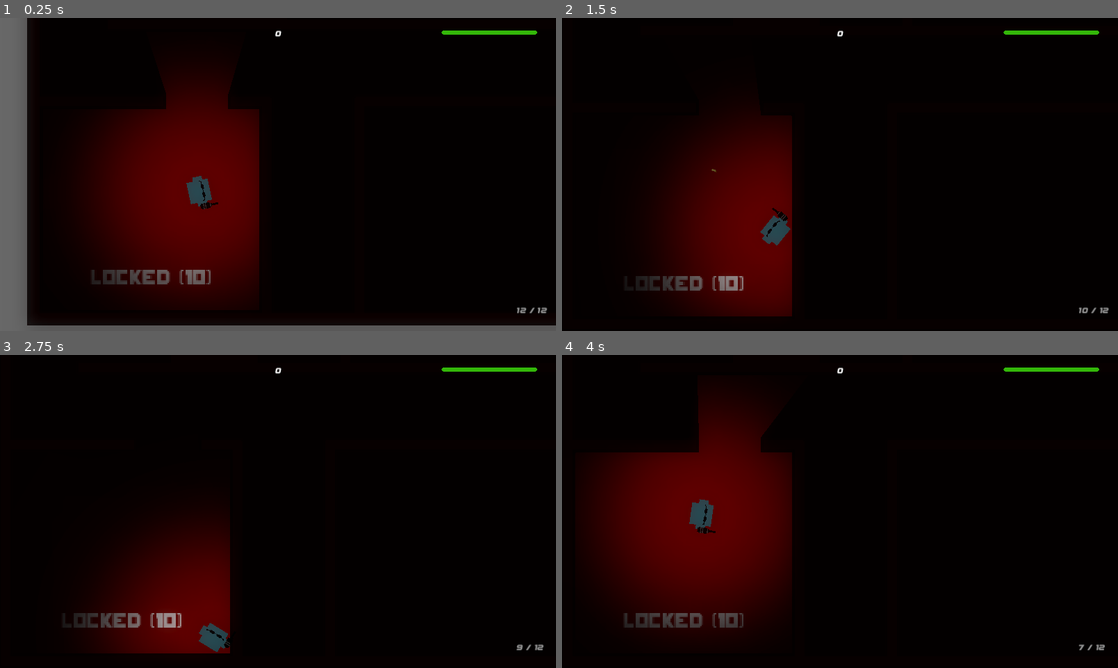
Above: before the commit, frames 1-4 (two rows, left to right).
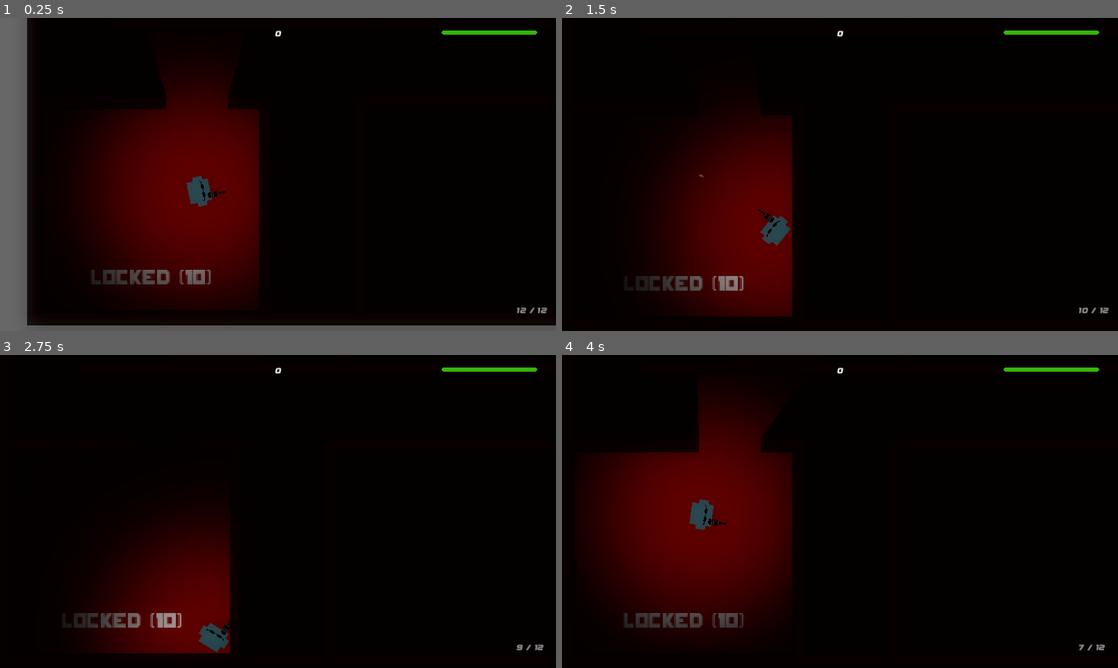
Above: after the commit, the same moments.

Repository: DarioTBZ/Projekt_Godot
Game: Godot game, scene res://scenes/main.tscn
The game is run twice, just before and just after one commit, with the same random seed, the same clock (stepped at 60 frames per second) and the same inputs.
Inputs (mouse positions are in pixels of both pictures, inside the frame that each line leads up to):
- Up to frame 1 (0.25 s): no input
- Up to frame 2 (1.5 s): move the mouse to (962, 158) at 0.52 s; hold D (right) 0.53-1.28 s; click (962, 158) at 0.6 s; move the mouse to (728, 190) at 1.27 s; hold S (down) from 1.28 s (still down); click (728, 190) at 1.35 s
- Up to frame 3 (2.75 s): move the mouse to (333, 442) at 2.02 s; release S (down) at 2.03 s; hold D (right) from 2.03 s (still down); click (333, 442) at 2.1 s
- Up to frame 4 (4 s): tap Enter at 2.75 s; move the mouse to (812, 574) at 2.77 s; release D (right) at 2.78 s; hold W (up) 2.78-3.53 s; click (812, 574) at 2.85 s; move the mouse to (1006, 558) at 3.52 s; hold A (left) from 3.53 s (still down); click (1006, 558) at 3.6 s

The runs differ from the first frame. In frame 1, less than 0.1% of the frame differs, in the area x 36-41%, y 55-62%; in frame 2, 0.1%, in the area x 24-41%, y 48-66%; in frame 3, less than 0.1%; in frame 4, less than 0.1%.

Commit message:
Changed gun position a little more to the center of the player

Diff:
--- a/Action_Arena/scenes/gun.tscn
+++ b/Action_Arena/scenes/gun.tscn
@@ -9,16 +9,17 @@
 
 [node name="Sprite2D" type="Sprite2D" parent="."]
 texture_filter = 1
+position = Vector2(10, -10)
 texture = ExtResource("1_q1qh7")
 offset = Vector2(3, 16)
 
 [node name="CollisionPolygon2D" type="CollisionPolygon2D" parent="."]
-position = Vector2(3, 8)
+position = Vector2(13, -2)
 polygon = PackedVector2Array(-5, 5, 5, 5, 7, 6, 14, 7, 14, 9, 7, 10, 5, 11, -5, 11)
 
 [node name="ShootingPoint" type="Marker2D" parent="."]
 unique_name_in_owner = true
-position = Vector2(17, 16)
+position = Vector2(27, 6)
 
 [node name="Cooldown" type="Timer" parent="."]
 wait_time = 0.7
